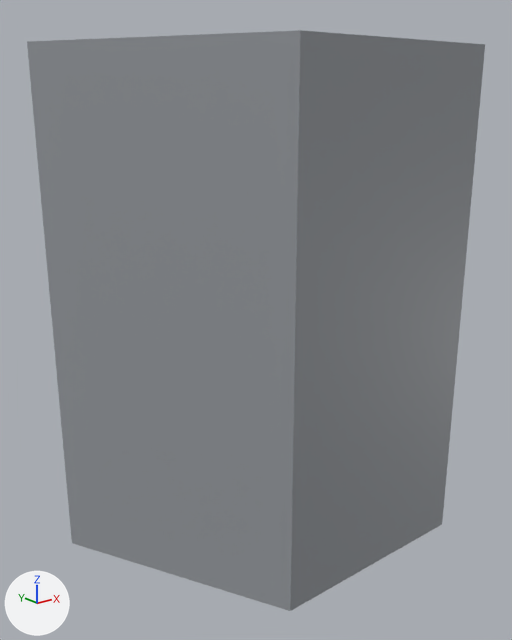
A saved change to the glTF model s2/models/train_interior/tiny_jar.glb.
Both versions are drawn from a 50 mm lens placed at (-0.096, -0.1267, 0.0908), pointed at (0.0017, -0.0046, 0.0419). The axes (+X, +Y, +Z) are drawn at lower left. The lights are the same throughout. The picture after the commit comes second. Vertices at exactly the same position are counted once.

Script lines for the objects in view, before the commit:
```python
me_tiny_jar = bpy.data.meshes.new('tiny_jar')
me_tiny_jar.from_pydata(...)  # 24 vertices, 44 faces; spans x -0.045..0.045, y -0.045..0.045, z 0.0..0.1
me_tiny_jar.materials.append(mat_defaultmaterial)
ob_tiny_jar = bpy.data.objects.new('tiny_jar', me_tiny_jar)
ob_tiny_jar.location = (0.0, 0.0, 0.0)
```
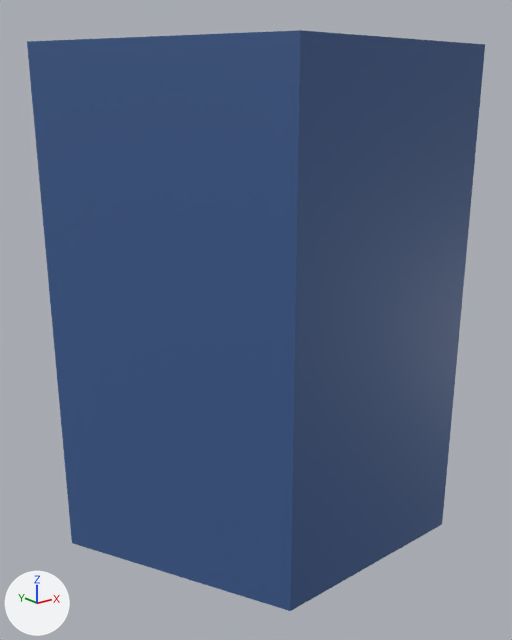
What differs and where, as boxes [x1, y1, x2, y2] in the pictures (512 x 640 px):
part 1 of me_tiny_jar, recoloured (grey to blue): [27, 30, 485, 611] in both

Diff of the bpy script that builds the scene:
```diff
--- a/s2/models/train_interior/tiny_jar.glb.py
+++ b/s2/models/train_interior/tiny_jar.glb.py
@@ me_tiny_jar @@
 me_tiny_jar.from_pydata(...)  # 24 vertices, 44 faces; spans x -0.045..0.045, y -0.045..0.045, z 0.0..0.1
 # used by ob_tiny_jar; location = (0.0, 0.0, 0.0)
+# me_tiny_jar part 1: 44 faces centred in x -0.0375..0.0375, y -0.045..0.045, z 0.0..0.1 are repainted in the vertex colours; the middle colour goes from grey #95999e to blue #3d5c8f
 me_tiny_jar.materials.append(mat_defaultmaterial)
```
